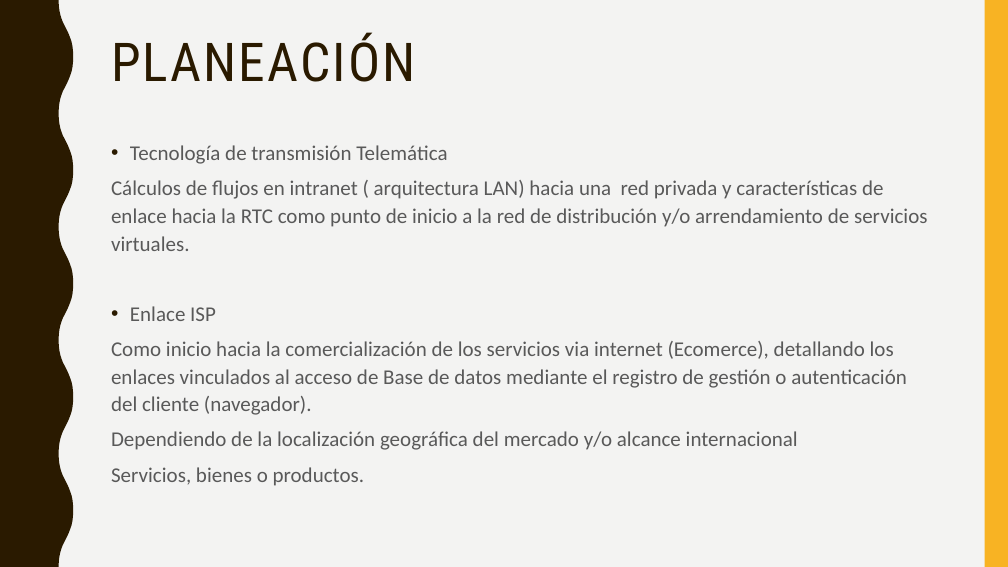
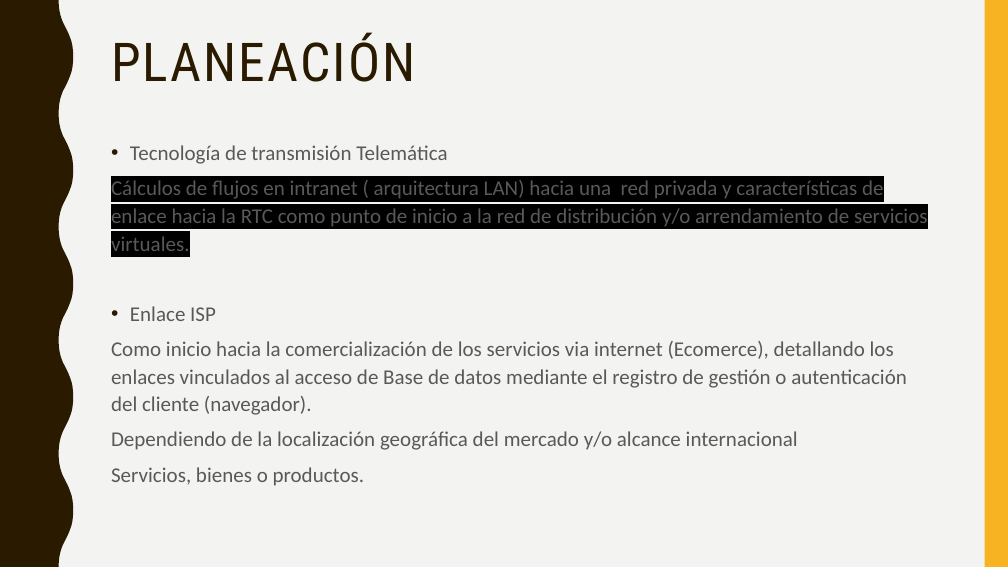
Before and after one commit to RationalKuma4/upiita-RedesTelecomunicaciones, a slide deck: slide 3 of COMPOSICION MT.pptx. Drawn at 1008x567 pixels with LibreOffice and Linux fonts; fonts in the diff are those of the drawing. Boxes give left, top, right and bottom in pixels: in the first picture for what was removed or moved away, otherwise in the second. Text is boxed around its words. In the diff, an @@ line names an element or a change of style, - is before the commit and + after.

```diff
--- a/COMPOSICION MT.pptx
+++ b/COMPOSICION MT.pptx
@@ text at (111, 180, 928, 251): highlight none to #000000 in "Cálculos de flujos en intranet ( arquitectura ..." @@
```
Also in this commit, not shown: 2 other slides changed, 19 other files.
